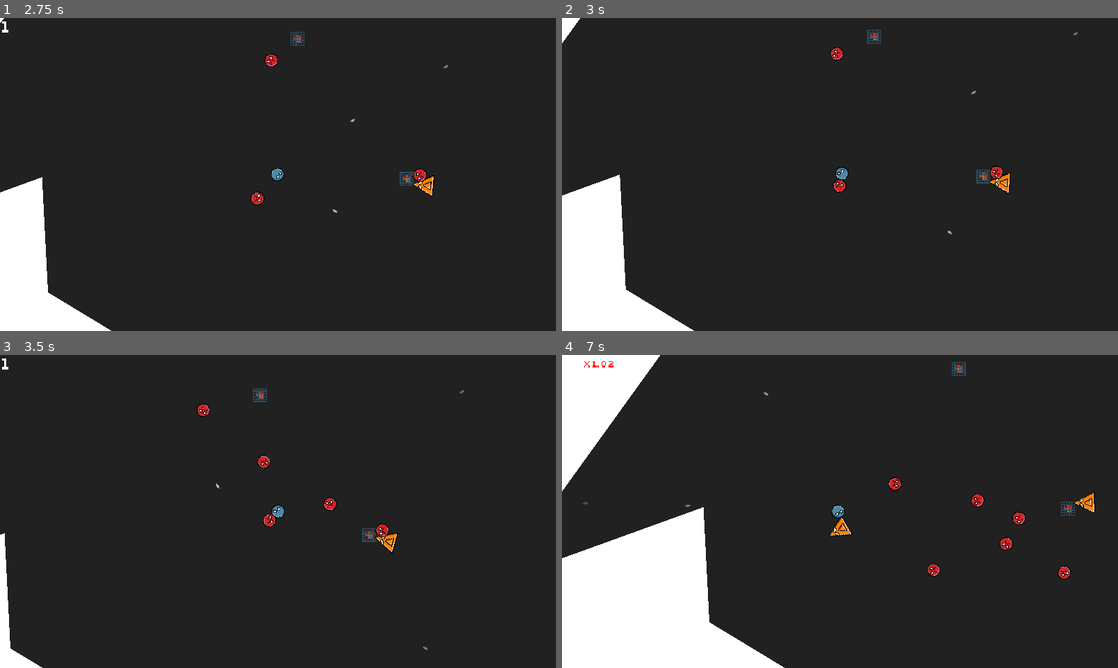
Above: before the commit, frames 1-4 (two rows, left to right).
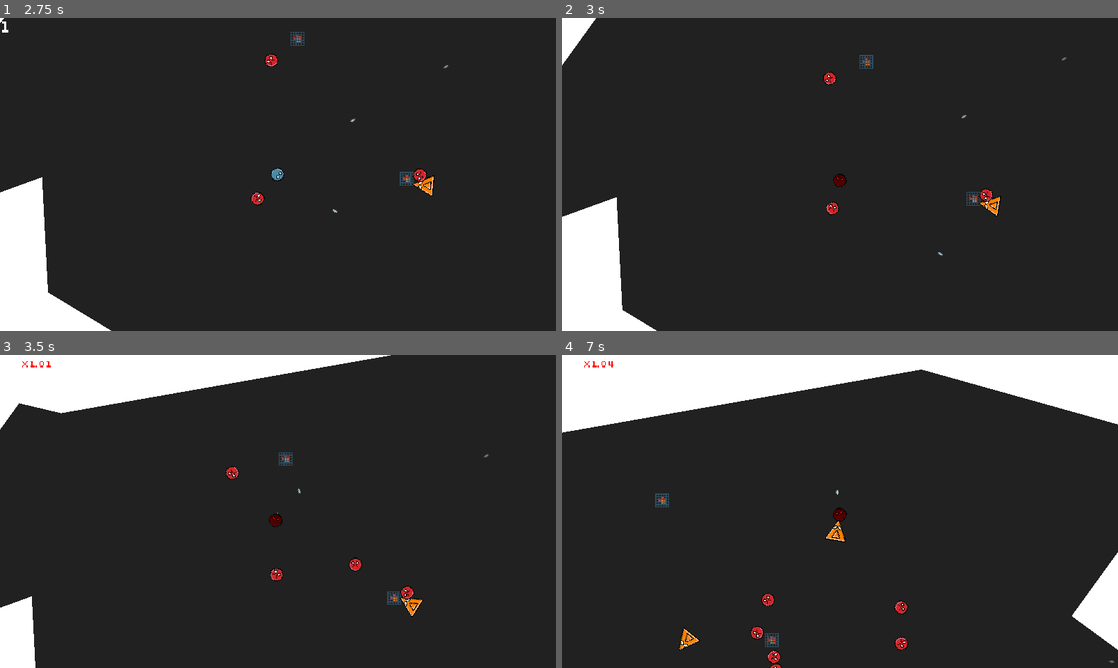
Above: after the commit, the same moments.

Repository: veprogames/top-down-incremental
Game: Godot game, scene res://level/level.tscn
Same seed, same stepped clock (60 frames per second), same inputs: the game is played once before the commit and once after it.
Inputs (mouse positions are in pixels of both pictures, inside the frame that each line leads up to):
- Up to frame 1 (2.75 s): move the mouse to (305, 174) at 0.52 s; move the mouse to (250, 174) at 1.27 s; move the mouse to (289, 168) at 2.02 s
- Up to frame 2 (3 s): move the mouse to (834, 180) at 2.77 s
- Up to frame 3 (3.5 s): no input
- Up to frame 4 (7 s): move the mouse to (878, 514) at 3.52 s; move the mouse to (795, 508) at 4.27 s; move the mouse to (845, 511) at 5.02 s; move the mouse to (817, 505) at 5.77 s; move the mouse to (867, 511) at 6.52 s

Frame 1 is identical in both runs. In frame 2, 3.2% of the frame differs, in the area x 0-93%, y 0-100%; in frame 3, 10%; in frame 4, 27%, in the area x 0-100%, y 0-100%.

Commit message:
knockback and iframes

Diff:
--- a/player/player.gd
+++ b/player/player.gd
@@ -1,15 +1,26 @@
 class_name Player
 extends CharacterBody2D
 
+signal took_damage
+signal died
+
 var BulletScene: PackedScene = preload("res://bullet/bullet.tscn")
 
-var accumulated_motion: Vector2 = Vector2.ZERO
+var move_velocity: Vector2 = Vector2.ZERO
 const MOVE_SPEED: float = 50.0
 const VELOCITY_THRESHOLD: float = 12.0
+
+# used for knockback
+var secondary_velocity: Vector2 = Vector2.ZERO
+const SECONDARY_FRICTION: float = 3
 
 var target_rotation: float = 0.0
 
 var shoot_timer: float = 0.0
+
+var invincibility_timer: float = 0.0
+
+var hp: int = 10
 
 @export var player_damage: PlayerDamage
 
@@ -20,12 +31,16 @@
 func _unhandled_input(event: InputEvent) -> void:
 	var mouse_event: InputEventMouseMotion = event as InputEventMouseMotion
 	if mouse_event:
-		accumulated_motion += mouse_event.relative * MOVE_SPEED
+		move_velocity += mouse_event.relative * MOVE_SPEED
+
+
+func _process(_delta: float) -> void:
+	modulate = Color.RED if invincibility_timer > 0 else Color.WHITE
 
 
 func _physics_process(delta: float) -> void:
-	velocity = accumulated_motion
-	accumulated_motion = Vector2.ZERO
+	velocity = move_velocity + secondary_velocity
+	move_velocity = Vector2.ZERO
 
 	var firerate_multiplier: float = 1 + 0.0075 * velocity.length()
 	shoot_timer += 2 * firerate_multiplier * delta
@@ -37,11 +52,25 @@
 	# faster smoothing at higher velocities to prevent rotation lagging behind
 	rotation = lerp_angle(rotation, target_rotation, velocity.length() * delta * 0.1)
 
+	secondary_velocity = secondary_velocity.lerp(Vector2.ZERO, SECONDARY_FRICTION * delta)
+
 	move_and_slide()
+
+	for i: int in range(get_slide_collision_count()):
+		var collision: KinematicCollision2D = get_slide_collision(i)
+		if collision:
+			var enemy: Enemy = collision.get_collider() as Enemy
+			if enemy and can_get_hit():
+				var dir: Vector2 = (enemy.position - position).normalized()
+				secondary_velocity -= dir * (100 + enemy.velocity.length() * 4)
+				took_damage.emit()
+
 
 	if shoot_timer >= 1.0:
 		shoot_timer -= 1.0
 		shoot.call_deferred()
+
+	invincibility_timer = maxf(0.0, invincibility_timer - delta)
 
 
 func shoot() -> void:
@@ -51,3 +80,19 @@
 	bullet.damage = player_damage.get_damage()
 	bullet.base_speed = velocity.length() + 100
 	owner.add_child(bullet)
+
+
+func can_get_hit() -> bool:
+	return invincibility_timer <= 0.0
+
+
+func _on_took_damage() -> void:
+	hp -= 1
+	invincibility_timer = 1.0
+
+	if hp <= 0:
+		died.emit()
+
+
+func _on_died() -> void:
+	queue_free()
--- a/player/player.tscn
+++ b/player/player.tscn
@@ -15,3 +15,6 @@
 
 [node name="CollisionShape2D" type="CollisionShape2D" parent="."]
 shape = SubResource("CircleShape2D_qfxhs")
+
+[connection signal="died" from="." to="." method="_on_died"]
+[connection signal="took_damage" from="." to="." method="_on_took_damage"]
